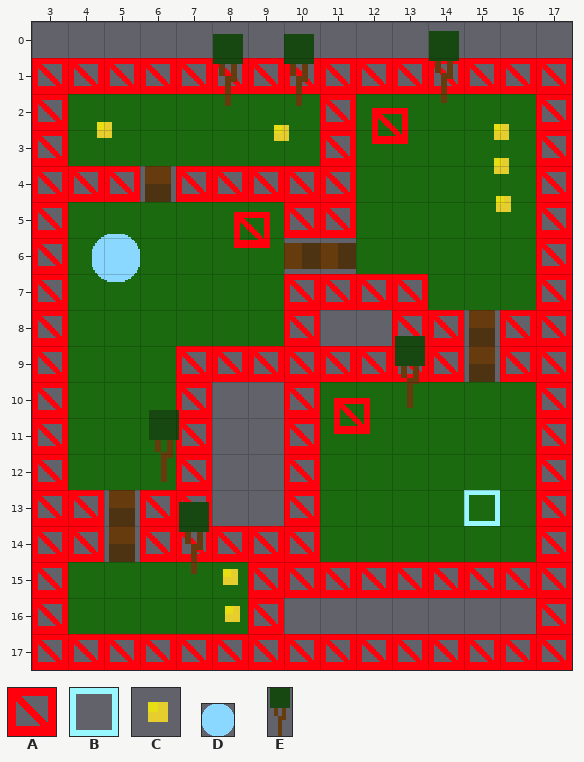
Tiled map (JSON): assets/levels/test.json. Above: the version before the commit.
Cells are 24x24 px. Shown: x 3..17, y 0..17.
Key: from "collision": A 0; from "object_sheet": B 0, C 1; from "player": D 0; from "test": E 2 "tree1".
_ is an empty cell.
Objects are placed by their top-left corner, in cells (3,4 is the top-left corner of cell 3,4); size is 1x1 cell unless given.
Layers that did not change in this view are not listed.
Layer "collision" before, first column x 3:
 0 _______________
 1 AAAAAAAAAAAAAAA
 2 A_______A_____A
 3 A_______A_____A
 4 AAA_AAAAA_____A
 5 A______AA_____A
 6 A_____________A
 7 A______AAAA___A
 8 A______A__AA_AA
 9 A___AAAAAAAA_AA
10 A___A__A______A
11 A___A__A______A
12 A___A__A______A
13 AA_AA__A______A
14 AA_AAAAA______A
15 A_____AAAAAAAAA
16 A_____A_______A
17 AAAAAAAAAAAAAAA
Objects on layer "objects" before:
E "tree" at 14,0.2 size 1x2
E "tree" at 9.9,0.3 size 1x2
E "tree" at 8,0.3 size 1x2
A "bouncer" at 12.5,2.4
C "coin" at 4.5,2.5
C "coin" at 15.5,2.5
C "coin" at 9.4,2.6
C "coin" at 15.5,3.5
C "coin" at 15.5,4.5
A "bouncer" at 8.6,5.3
D "player" at 4.7,5.9 size 1.3x1.3
E "tree" at 13,8.7 size 1x2
A "bouncer" at 11.4,10.5
E "tree" at 6.2,10.8 size 1x2
B "goal" at 15,13
E "tree" at 7,13.3 size 1x2
C "coin" at 8,14.9
C "coin" at 8,16
Now the later version:
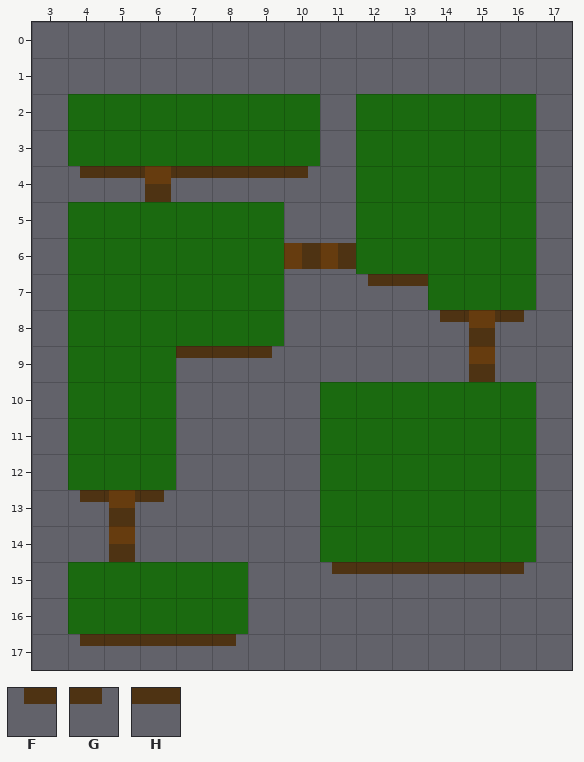
Further tiles: from "base": F 3, G 4, H 6.
Tiles of an added or newly shown layer are drawn over the layers below it.
Edits made:
Layer "background" (added):
y 4: x 4..10 _______ -> FHHHHHG
y 7: x 12..13 __ -> FH
y 8: x 14..16 ___ -> FHG
y 9: x 7..9 ___ -> HHG
y 13: x 4..6 ___ -> FHG
y 15: x 11..16 ______ -> FHHHHG
y 17: x 4..8 _____ -> FHHHG
Layer "collision" (now hidden):
y 1: x 3..17 AAAAAAAAAAAAAAA -> _______________
y 2..3: x 3 A -> _; x 11 A -> _; x 17 A -> _
y 4: x 3..5 AAA -> ___; x 7..11 AAAAA -> _____; x 17 A -> _
y 5: x 3 A -> _; x 10..11 AA -> __; x 17 A -> _
y 6: x 3 A -> _; x 17 A -> _
y 7: x 3 A -> _; x 10..13 AAAA -> ____; x 17 A -> _
y 8: x 3 A -> _; x 10 A -> _; x 13..14 AA -> __; x 16..17 AA -> __
y 9: x 3 A -> _; x 7..14 AAAAAAAA -> ________; x 16..17 AA -> __
y 10..12: x 3 A -> _; x 7 A -> _; x 10 A -> _; x 17 A -> _
y 13: x 3..4 AA -> __; x 6..7 AA -> __; x 10 A -> _; x 17 A -> _
y 14: x 3..4 AA -> __; x 6..10 AAAAA -> _____; x 17 A -> _
y 15: x 3 A -> _; x 9..17 AAAAAAAAA -> _________
y 16: x 3 A -> _; x 9 A -> _; x 17 A -> _
y 17: x 3..17 AAAAAAAAAAAAAAA -> _______________
Layer "objects" (now hidden):
removed: E "tree" at 14,0.2 size 1x2
removed: E "tree" at 9.9,0.3 size 1x2
removed: E "tree" at 8,0.3 size 1x2
removed: A "bouncer" at 12.5,2.4
removed: C "coin" at 4.5,2.5
removed: C "coin" at 15.5,2.5
removed: C "coin" at 9.4,2.6
removed: C "coin" at 15.5,3.5
removed: C "coin" at 15.5,4.5
removed: A "bouncer" at 8.6,5.3
removed: D "player" at 4.7,5.9 size 1.3x1.3
removed: E "tree" at 13,8.7 size 1x2
removed: A "bouncer" at 11.4,10.5
removed: E "tree" at 6.2,10.8 size 1x2
removed: B "goal" at 15,13
removed: E "tree" at 7,13.3 size 1x2
removed: C "coin" at 8,14.9
removed: C "coin" at 8,16
